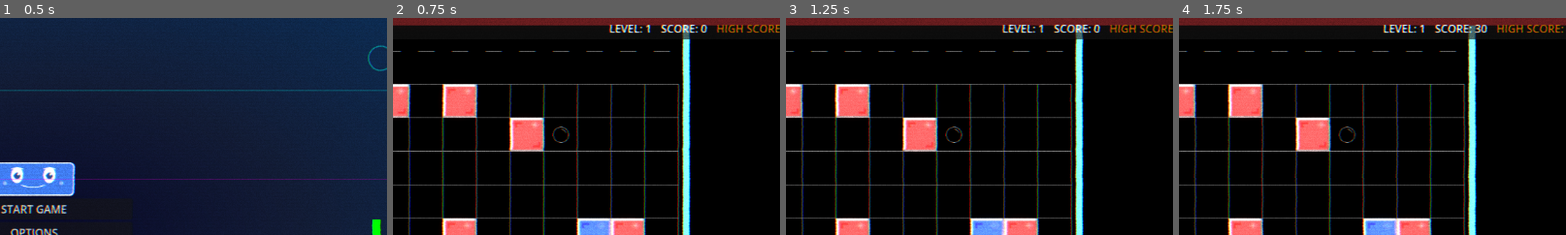
Above: before the commit, frames 1-4 (left to right).
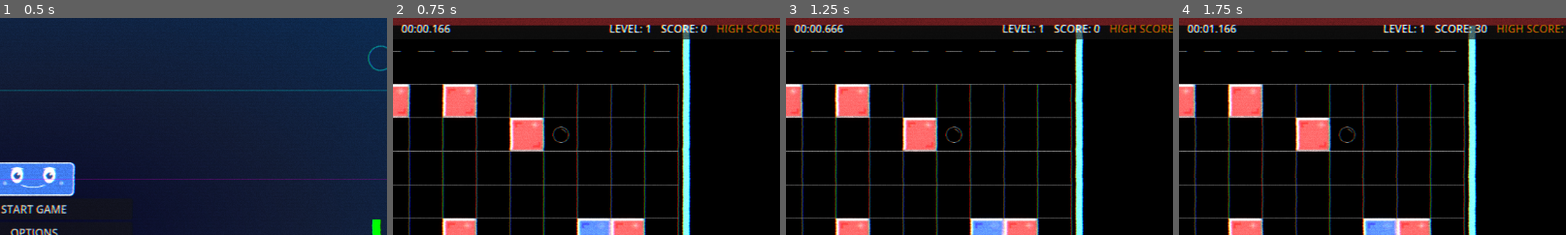
Above: after the commit, the same moments.

Repository: Nicheen/NotPong2025
Game: Godot game, scene res://scenes/menus/main_menu.tscn
The game is run twice, just before and just after one commit, with the same random seed, the same clock (stepped at 60 frames per second) and the same inputs.
Inputs (mouse positions are % of the whole screen's width and height, from its top left):
- Up to frame 1 (0.5 s): no input
- Up to frame 2 (0.75 s): click "START GAME" at 0.5 s
- Up to frame 3 (1.25 s): no input
- Up to frame 4 (1.75 s): tap Enter (ui_accept) at 1.25, 1.52 s; move the mouse to (72, 45) at 1.27 s; hold D (move_right) from 1.28 s (still down); hold Shift (dash) from 1.28 s (still down)
The pictures show only the part of the screen within x 46-96%, y 0-50%; the shares and areas given below are measured in that part.

Frame 1 is identical in both runs. In frame 2, 0.4% of the frame differs, in the area x 2-16%, y 3-8%; in frame 3, 0.5%; in frame 4, 0.4%.

Commit message:
Added Timer

Diff:
--- a/NOTPONG/scenes/menus/hud.gd
+++ b/NOTPONG/scenes/menus/hud.gd
@@ -3,6 +3,7 @@
 @onready var level: Label = %Level
 @onready var score: Label = %Score
 @onready var high_score: Label = %HighScore
+@onready var timer: Label = %Timer
 
 func _ready() -> void:
 	high_score.text = "High Score: " + str(Global.save_data.high_score)
@@ -12,3 +13,9 @@
 
 func update_level(current_level:int):
 	level.text = "Level: " + str(current_level)
+
+func update_timer(current_time: float):
+	var minutes = int(current_time) / 60
+	var seconds = int(current_time) % 60
+	var milliseconds = int((current_time - int(current_time)) * 1000)
+	timer.text = "%02d:%02d.%03d" % [minutes, seconds, milliseconds]
--- a/NOTPONG/scenes/menus/hud.tscn
+++ b/NOTPONG/scenes/menus/hud.tscn
@@ -55,3 +55,20 @@
 theme_override_colors/font_color = Color(0.823529, 0.447059, 0, 1)
 text = "HighScore: 0"
 uppercase = true
+
+[node name="HBoxContainer2" type="HBoxContainer" parent="Panel"]
+layout_mode = 1
+anchors_preset = 10
+anchor_right = 1.0
+offset_bottom = 23.0
+grow_horizontal = 2
+alignment = 1
+
+[node name="MarginContainer" type="MarginContainer" parent="Panel/HBoxContainer2"]
+layout_mode = 2
+theme_override_constants/margin_top = 4
+
+[node name="Timer" type="Label" parent="Panel/HBoxContainer2/MarginContainer"]
+unique_name_in_owner = true
+layout_mode = 2
+text = "00:00:00"
--- a/NOTPONG/scripts/main.gd
+++ b/NOTPONG/scripts/main.gd
@@ -43,6 +43,7 @@
 var current_score: int = 0
 var enemies_killed: int = 0
 var total_enemies: int = 0
+var game_timer: float = 0.0
 var game_won: bool = false
 
 # Screen distortion effect system
@@ -74,6 +75,8 @@
 
 func _process(delta):
 	"""Update distortion effects each frame"""
+	game_timer += delta
+	hud.update_timer(game_timer)
 	update_distortions(delta)
 	update_distortion_shader()
 
